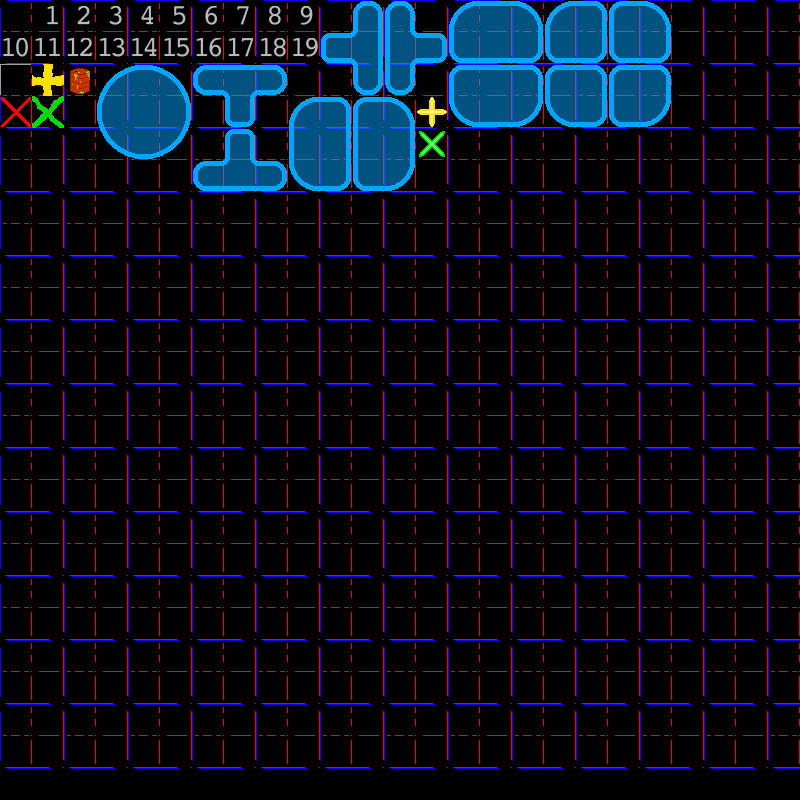
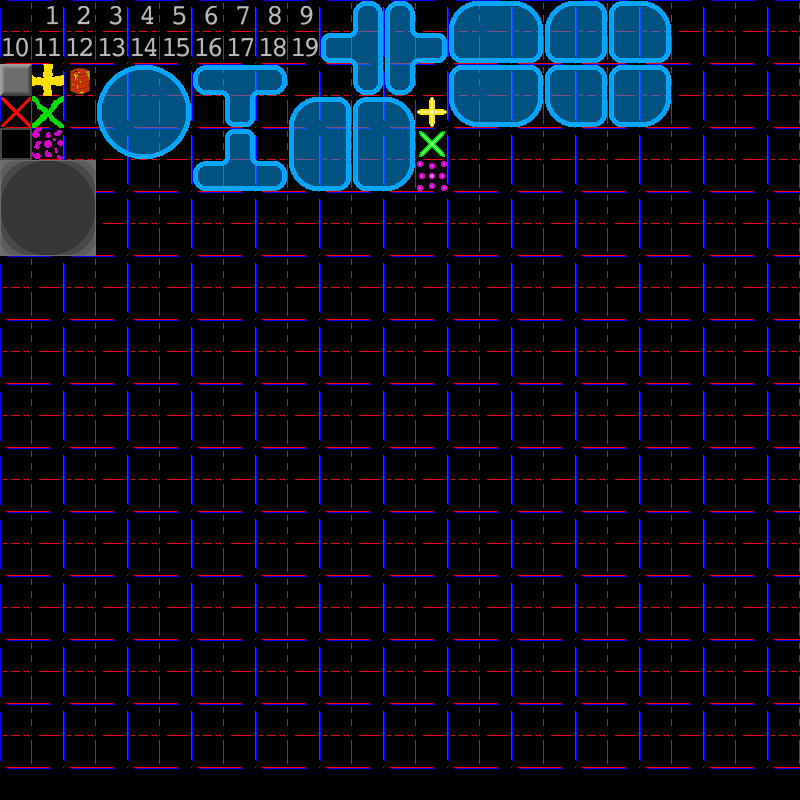
Layers edited between the first and the second 800×800 image:
painted on "Calque de dessin 1" over 0, 64, 447, 256
painted on "grille" over 0, 64, 447, 256
painted on "Arrière-plan" over 0, 64, 447, 256
